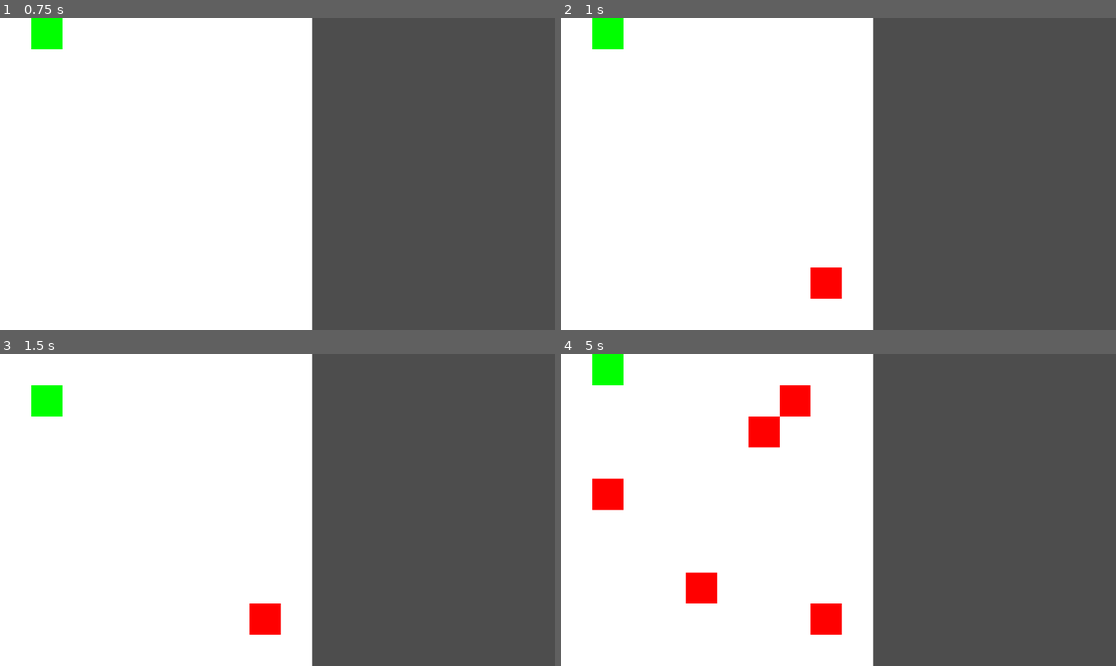
Above: before the commit, frames 1-4 (two rows, left to right).
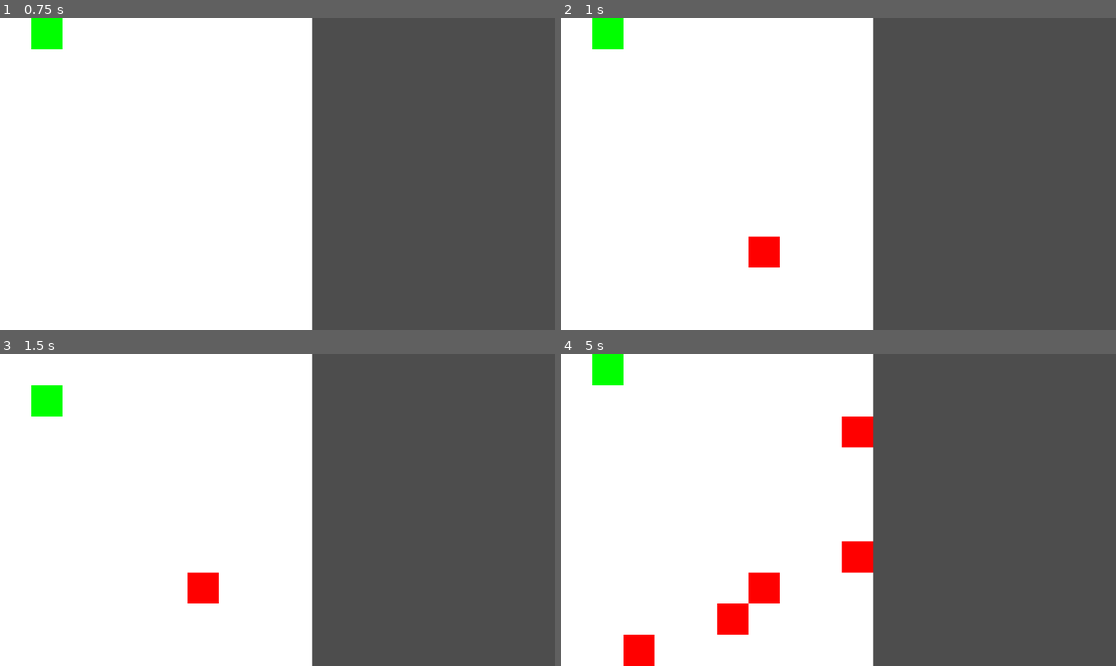
Above: after the commit, the same moments.

Repository: jlucaso1/MyGame
Game: Godot game, scene res://Scenes/MainScene.tscn
The game is run twice, just before and just after one commit, with the same random seed, the same clock (stepped at 60 frames per second) and the same inputs. This scene is started directly instead of the project's main scene.
Inputs:
- Up to frame 1 (0.75 s): tap Enter at 0.5 s; hold Right (ui_right) from 0.53 s (still down)
- Up to frame 2 (1 s): keep holding Right (ui_right)
- Up to frame 3 (1.5 s): tap Space at 1.25 s; release Right (ui_right) at 1.28 s; hold Down (ui_down) from 1.28 s (still down)
- Up to frame 4 (5 s): release Down (ui_down) at 2.03 s; hold Right (ui_right) 2.03-2.78 s; tap Enter at 2.75, 4.25 s; hold Up (ui_up) 2.78-3.53 s; tap Space at 3.5 s; hold Left (ui_left) from 3.53 s (still down)

Frame 1 is identical in both runs. In frame 2, 1.1% of the frame differs, in the area x 33-51%, y 69-90%; in frame 3, 1.1%; in frame 4, 5.7%, in the area x 5-57%, y 10-100%.

Commit message:
perf: spawn fruit

Diff:
--- a/Scripts/Background.gd
+++ b/Scripts/Background.gd
@@ -1,6 +1,6 @@
 extends Sprite2D
 
-@onready var board_size = Config.board_size
+@onready var board_size := Config.board_size as Vector2i
 
-func _ready():
+func _ready() -> void:
 	scale = board_size
--- a/Scripts/Camera2D.gd
+++ b/Scripts/Camera2D.gd
@@ -1,22 +1,23 @@
 extends Camera2D
 
-@onready var board_size = Config.board_size
-@export var zoom_factor = 1.0
+@onready var board_size := Config.board_size as Vector2
+@export var zoom_factor := 1.0
 
-func _ready():
+func _ready() -> void:
+	if DisplayServer.get_name() == "headless": return
 	get_tree().get_root().connect("size_changed", _resize)
 	_resize()
 
-func _resize():
-	var viewport_size = get_viewport_rect().size
-	var aspect_ratio = viewport_size.x / viewport_size.y
-	var board_width = board_size.x
-	var board_height = board_size.y
+func _resize() -> void:
+	var viewport_size := get_viewport_rect().size
+	var aspect_ratio := viewport_size.x / viewport_size.y
+	var board_width := board_size.x
+	var board_height := board_size.y
 	if board_width / board_height < aspect_ratio:
 		board_width = board_height * aspect_ratio
 	else:
 		board_height = board_width / aspect_ratio
-	var zoom_y = viewport_size.y / board_height
-	var zoom_x = viewport_size.x / board_width
+	var zoom_y := viewport_size.y / board_height
+	var zoom_x := viewport_size.x / board_width
 	set_zoom(Vector2(zoom_x, zoom_y) * zoom_factor)
 	set_position(Vector2(0, 0))
--- a/Scripts/FruitController.gd
+++ b/Scripts/FruitController.gd
@@ -3,30 +3,41 @@
 @onready var board_size := Config.board_size as Vector2i
 @onready var fruit_prefab := preload("res://Prefabs/fruit.tscn")
 
-var rng = RandomNumberGenerator.new()
+var rng := RandomNumberGenerator.new()
 
-func _ready():
-	if multiplayer.is_server(): $Timer.start()
+var fruitPositionsCached := []
+var all_positions: Array
 
-func _on_timer_timeout():
-	spawn_fruit_random.rpc(get_random_position())
+func _ready() -> void:
+	if multiplayer.is_server():
+		$Timer.start()
+		all_positions = get_all_positions()
+func _on_timer_timeout() -> void:
+	spawn_fruit_random.rpc(get_empty_random_position())
 
 @rpc("call_local")
-func spawn_fruit_random(fruit_position: Vector2):
+func spawn_fruit_random(fruit_position: Vector2) -> void:
 
 	var fruit = fruit_prefab.instantiate()
 	fruit.position = fruit_position
 	%MultiplayerObjects.add_child(fruit)
+	fruitPositionsCached.append(fruit_position)
 
 @rpc("call_local")
-func delete_fruit(fruit_position: Vector2):
+func delete_fruit(fruit_position: Vector2) -> void:
 	for fruit in %MultiplayerObjects.get_children():
 		if fruit.is_in_group("Fruit") && fruit.position == fruit_position:
 			fruit.queue_free()
+			fruitPositionsCached.erase(fruit_position)
 
-func get_random_position() -> Vector2i:
-	var new_fruit_position = Vector2i(rng.randi_range(0,board_size.x - 1), rng.randi_range(0,board_size.y - 1))
-	for fruit in %MultiplayerObjects.get_children():
-		if fruit.is_in_group("Fruit") && Vector2i(fruit.position) == new_fruit_position:
-			return get_random_position()
-	return new_fruit_position
+func get_all_positions() -> Array:
+	var positions = []
+	for i in range(0, board_size.x):
+		for j in range(0, board_size.y):
+			positions.append(Vector2(i, j))
+	return positions
+
+func get_empty_random_position() -> Vector2i:
+	var empty_positions = all_positions.filter(func(pos: Vector2i): return not fruitPositionsCached.has(pos))
+
+	return empty_positions.pick_random()
--- a/Scripts/GameState.gd
+++ b/Scripts/GameState.gd
@@ -2,8 +2,8 @@
 
 var _points := 0
 
-func _ready():
+func _ready() -> void:
 	add_points(0)
 
-func add_points(newPoints = 1):
+func add_points(newPoints = 1) -> void:
 	_points += newPoints
--- a/Scripts/Level.gd
+++ b/Scripts/Level.gd
@@ -3,7 +3,7 @@
 
 const SPAWN_RANDOM := 5.0
 
-func _ready():
+func _ready() -> void:
 	# We only need to spawn players on the server.
 	if not multiplayer.is_server():
 		return
@@ -20,14 +20,14 @@
 		add_player(1)
 
 
-func _exit_tree():
+func _exit_tree() -> void:
 	if not multiplayer.is_server():
 		return
 	multiplayer.peer_connected.disconnect(add_player)
 	multiplayer.peer_disconnected.disconnect(del_sync_item)
 
 
-func add_player(id: int):
+func add_player(id: int) -> void:
 	var character = preload("res://Prefabs/player.tscn").instantiate()
 	# Set player id.
 	character.player = id
@@ -38,11 +38,11 @@
 	$MultiplayerObjects.add_child(character, true)
 
 
-func deleteFruit(fruit_position: Vector2):
+func deleteFruit(fruit_position: Vector2) -> void:
 	$FruitController.delete_fruit.rpc(fruit_position)
 
 @rpc("call_local")
-func del_sync_item(id: int):
+func del_sync_item(id: int) -> void:
 	if not $MultiplayerObjects.has_node(str(id)):
 		return
 	$MultiplayerObjects.get_node(str(id)).queue_free()
--- a/Scripts/Multiplayer.gd
+++ b/Scripts/Multiplayer.gd
@@ -3,7 +3,7 @@
 
 const PORT = 4433
 
-func _ready():
+func _ready() -> void:
 	# Start paused.
 	# You can save bandwidth by disabling server relay and peer notifications.
 	multiplayer.server_relay = false
@@ -14,9 +14,9 @@
 		_on_host_pressed.call_deferred()
 
 
-func _on_host_pressed():
+func _on_host_pressed() -> void:
 	# Start as server.
-	var peer = ENetMultiplayerPeer.new()
+	var peer := ENetMultiplayerPeer.new()
 	peer.create_server(PORT)
 	if peer.get_connection_status() == MultiplayerPeer.CONNECTION_DISCONNECTED:
 		OS.alert("Failed to start multiplayer server.")
@@ -25,13 +25,13 @@
 	start_game()
 
 
-func _on_connect_pressed():
+func _on_connect_pressed() -> void:
 	# Start as client.
 	var txt : String = %Remote.text
 	if txt == "":
 		OS.alert("Need a remote to connect to.")
 		return
-	var peer = ENetMultiplayerPeer.new()
+	var peer := ENetMultiplayerPeer.new()
 	peer.create_client(txt, PORT)
 	if peer.get_connection_status() == MultiplayerPeer.CONNECTION_DISCONNECTED:
 		OS.alert("Failed to start multiplayer client.")
@@ -40,13 +40,13 @@
 	start_game()
 
 
-func start_game():
+func start_game() -> void:
 	# Hide the UI and unpause to start the game.
 	$UI.hide()
 	if multiplayer.is_server():
 		change_level.call_deferred(load("res://Scenes/MainScene.tscn"))
 # Call this function deferred and only on the main authority (server).
-func change_level(scene: PackedScene):
+func change_level(scene: PackedScene) -> void:
 	# Remove old level if any.
 	var level = $Level
 	for c in level.get_children():
--- a/Scripts/player.gd
+++ b/Scripts/player.gd
@@ -10,11 +10,11 @@
 		# Give authority over the player input to the appropriate peer.
 		$PlayerInput.set_multiplayer_authority(id)
 
-@onready var input = $PlayerInput
+@onready var input := $PlayerInput
 
-@onready var audio_player = $AudioPlayer as AudioStreamPlayer2D
+@onready var audio_player := $AudioPlayer as AudioStreamPlayer2D
 
-func _ready():
+func _ready() -> void:
 	# Set the camera as current if we are this player.
 	if player != multiplayer.get_unique_id():
 		input.set_process(false)
@@ -23,14 +23,14 @@
 	else:
 		z_index = 10
 
-func _on_area_entered(area: Area2D):
+func _on_area_entered(area: Area2D) -> void:
 	if not multiplayer.is_server(): return
 	if area.is_in_group("Fruit"):
 		emit_signal("fruit_picked", area.position)
 		_add_point.rpc()
 
 @rpc("call_local")
-func _add_point():
+func _add_point() -> void:
 	points += 1
 	audio_player.play()
 	if player == multiplayer.get_unique_id():
--- a/Scripts/player_input.gd
+++ b/Scripts/player_input.gd
@@ -3,26 +3,25 @@
 @onready var player := $".."
 
 var commands := {
-	"ui_right": func lambda(): player.position.x += 1,
-	"ui_left": func lambda(): player.position.x -= 1,
-	"ui_up": func lambda(): player.position.y -= 1,
-	"ui_down": func lambda(): player.position.y += 1
+	"ui_right": func(): player.position.x += 1,
+	"ui_left": func(): player.position.x -= 1,
+	"ui_up": func(): player.position.y -= 1,
+	"ui_down": func(): player.position.y += 1
 }
 
 var limiters := {
-	"ui_right": func lambda(): return player.position.x + 1 < board_size.x,
-	"ui_left": func lambda(): return player.position.x > 0,
-	"ui_up": func lambda(): return player.position.y > 0,
-	"ui_down": func lambda(): return player.position.y + 1 < board_size.y,
+	"ui_right": func(): return player.position.x + 1 < board_size.x,
+	"ui_left": func(): return player.position.x > 0,
+	"ui_up": func(): return player.position.y > 0,
+	"ui_down": func(): return player.position.y + 1 < board_size.y,
 }
 
 
-
-func _process(_delta):
+func _process(_delta: float) -> void:
 	_process_commands()
 
 @rpc("call_local")
-func _callback(action):
+func _callback(action: String) -> void:
 	if limiters.has(action) && !limiters[action].call(): return
 	commands[action].call()
 
Not shown, changed: export_presets.cfg
